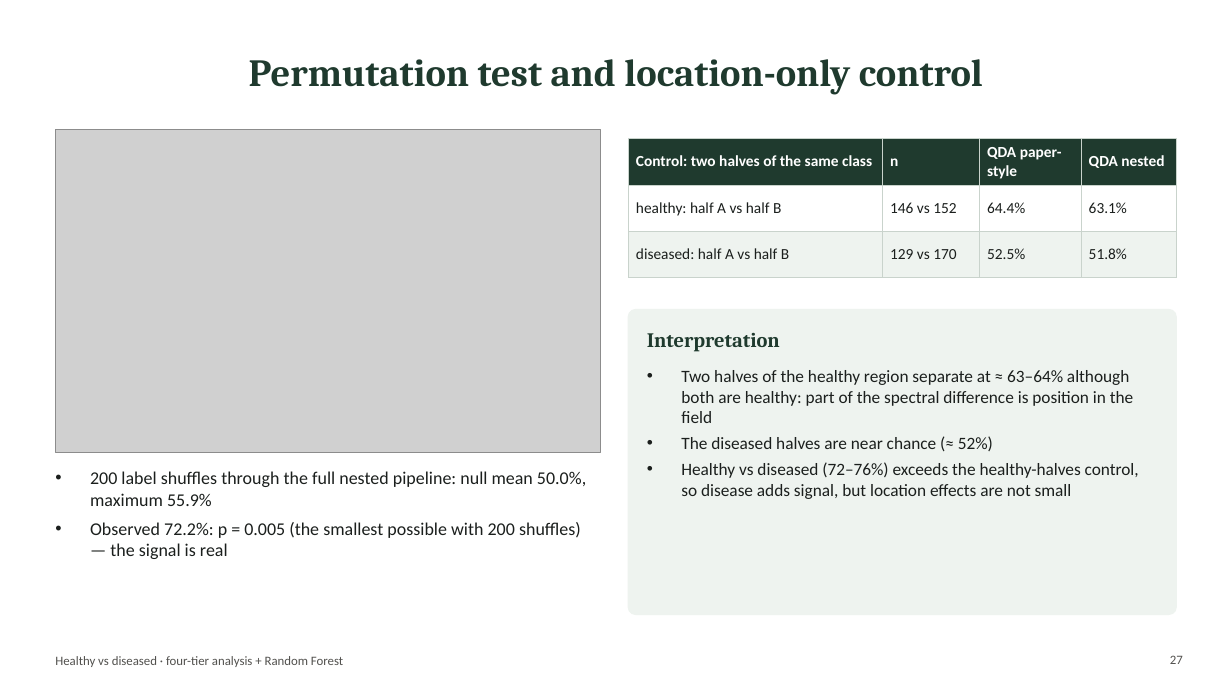
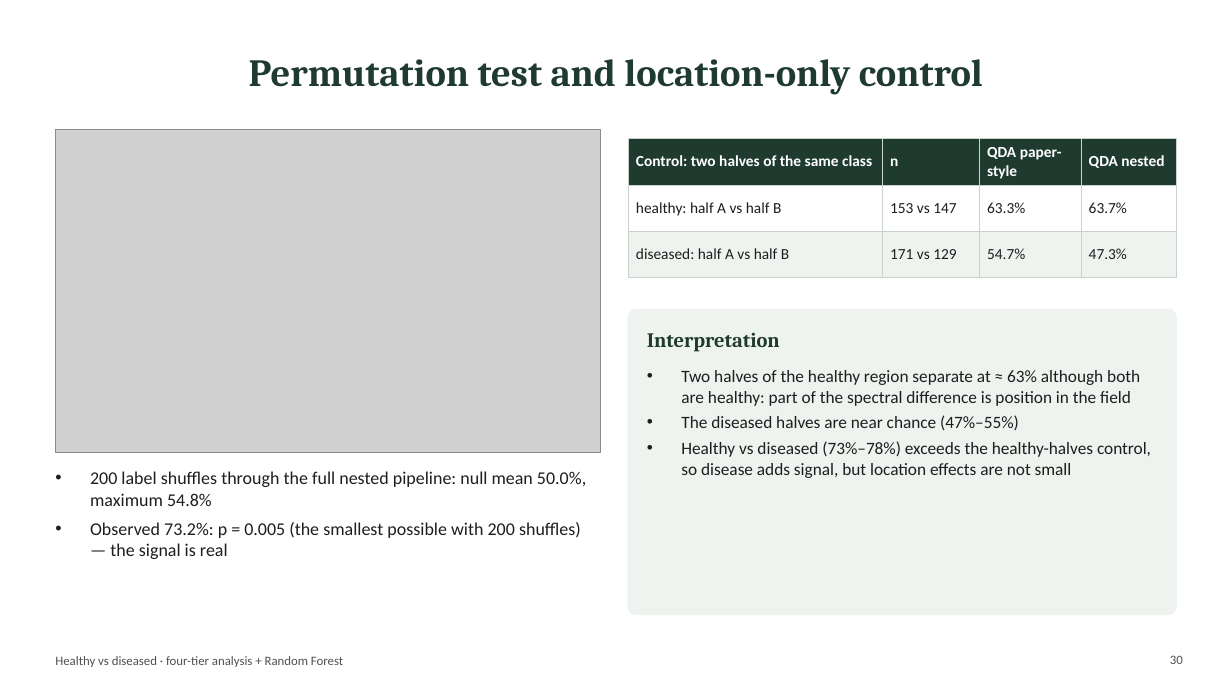
Before and after one commit to animesh809359-afk/sonu, a slide deck: slide 30 of hyperspectral_smacc/four_tier_analysis/Four_Tier_Analysis.pptx (slide 27 before the commit). Drawn at 1232x693 pixels with LibreOffice and Linux fonts; fonts in the diff are those of the drawing; grey boxes stand for pictures. Boxes give left, top, right and bottom in pixels: in the first picture for what was removed or moved away, otherwise in the second. Text is boxed around its words. In the diff, an @@ line names an element or a change of style, - is before the commit and + after.

```diff
--- a/hyperspectral_smacc/four_tier_analysis/Four_Tier_Analysis.pptx
+++ b/hyperspectral_smacc/four_tier_analysis/Four_Tier_Analysis.pptx
@@ table at box(628, 139, 1177, 263) @@
-row 2: healthy: half A vs half B | 146 vs 152 | 64.4% | 63.1%
+row 2: healthy: half A vs half B | 153 vs 147 | 63.3% | 63.7%
-row 3: diseased: half A vs half B | 129 vs 170 | 52.5% | 51.8%
+row 3: diseased: half A vs half B | 171 vs 129 | 54.7% | 47.3%
@@ text at box(681, 370, 1151, 478): text changed @@
-• Two halves of the healthy region separate at ≈ 63–64% although both are healthy: part of the spectral difference is position in the field
-• The diseased halves are near chance (≈ 52%)
-• Healthy vs diseased (72–76%) exceeds the healthy-halves control, so disease adds signal, but location effects are not small
+• Two halves of the healthy region separate at ≈ 63% although both are healthy: part of the spectral difference is position in the field
+• The diseased halves are near chance (47%–55%)
+• Healthy vs diseased (73%–78%) exceeds the healthy-halves control, so disease adds signal, but location effects are not small
@@ text at box(90, 471, 586, 559): text changed @@
-• 200 label shuffles through the full nested pipeline: null mean 50.0%, maximum 55.9%
-• Observed 72.2%: p = 0.005 (the smallest possible with 200 shuffles) — the signal is real
+• 200 label shuffles through the full nested pipeline: null mean 50.0%, maximum 54.8%
+• Observed 73.2%: p = 0.005 (the smallest possible with 200 shuffles) — the signal is real
@@ page number at box(1170, 655, 1183, 664): text changed @@
-27
+30
```
Also in this commit, not shown: 21 other slides changed, 5 slides added, 1 slide removed, 18 other files.
